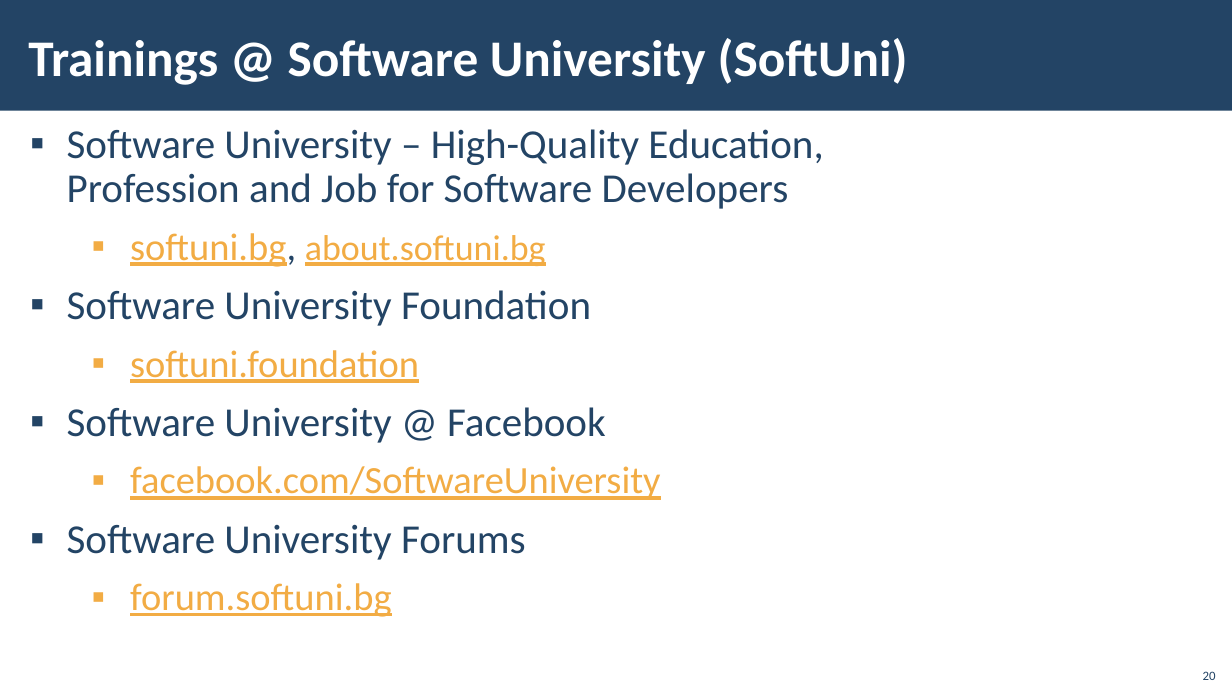
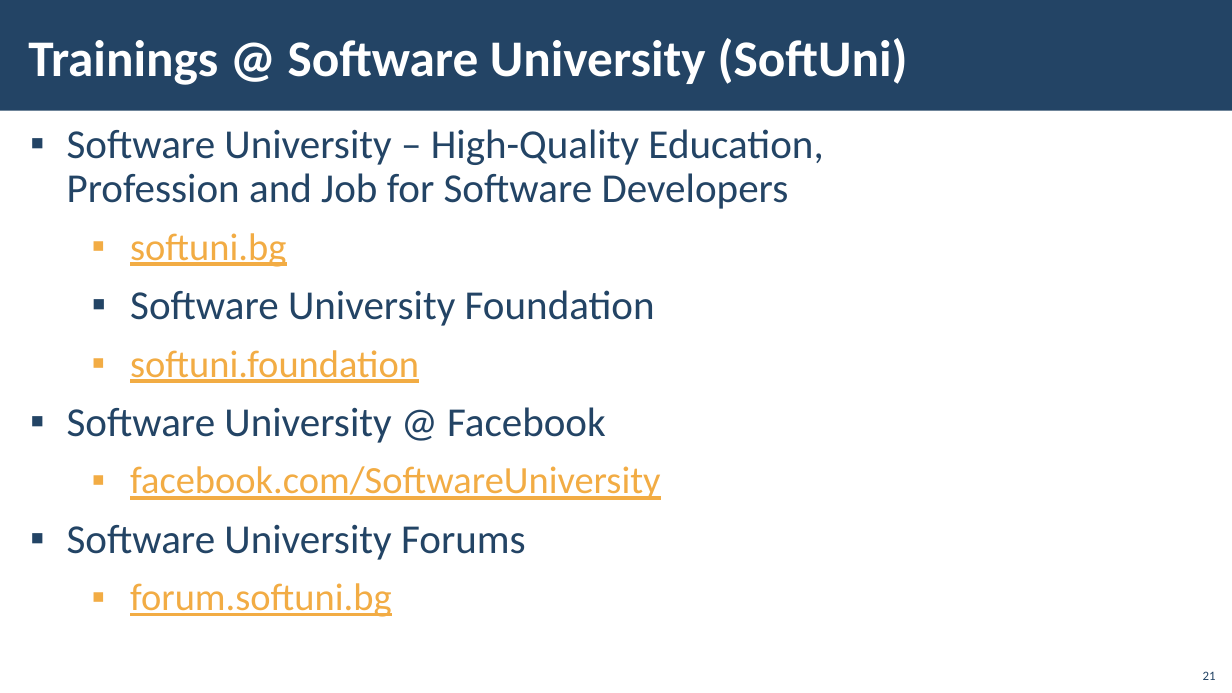
Before and after one commit to ErayErol/Software-University-Courses, a slide deck: slide 21 of NOT START - 2021.01 - [ JS Back End ]/00 - [ Course Introduction ]/Presentation.pptx (slide 20 before the commit). Drawn at 1232x693 pixels with LibreOffice and Linux fonts; fonts in the diff are those of the drawing; background and template pictures are left out. Boxes give left, top, right and bottom in pixels: in the first picture for what was removed or moved away, otherwise in the second. Text is boxed around its words. In the diff, an @@ line names an element or a change of style, - is before the commit and + after.

```diff
--- a/NOT START - 2021.01 - [ JS Back End ]/00 - [ Course Introduction ]/Presentation.pptx
+++ b/NOT START - 2021.01 - [ JS Back End ]/00 - [ Course Introduction ]/Presentation.pptx
@@ text at [130,233,286,267]: text changed; size 28 to 30 pt @@
-  ▪ softuni.bg, about.softuni.bg
+  ▪ softuni.bg
@@ text at [130,290,655,326]: list level 1 to 2 in "Software University Foundation" @@
@@ page number at [1203,671,1216,680]: text changed @@
-20
+21
```
Also in this commit, not shown: 11 other slides changed, 10 slides added, 9 slides removed, 16 other files.
